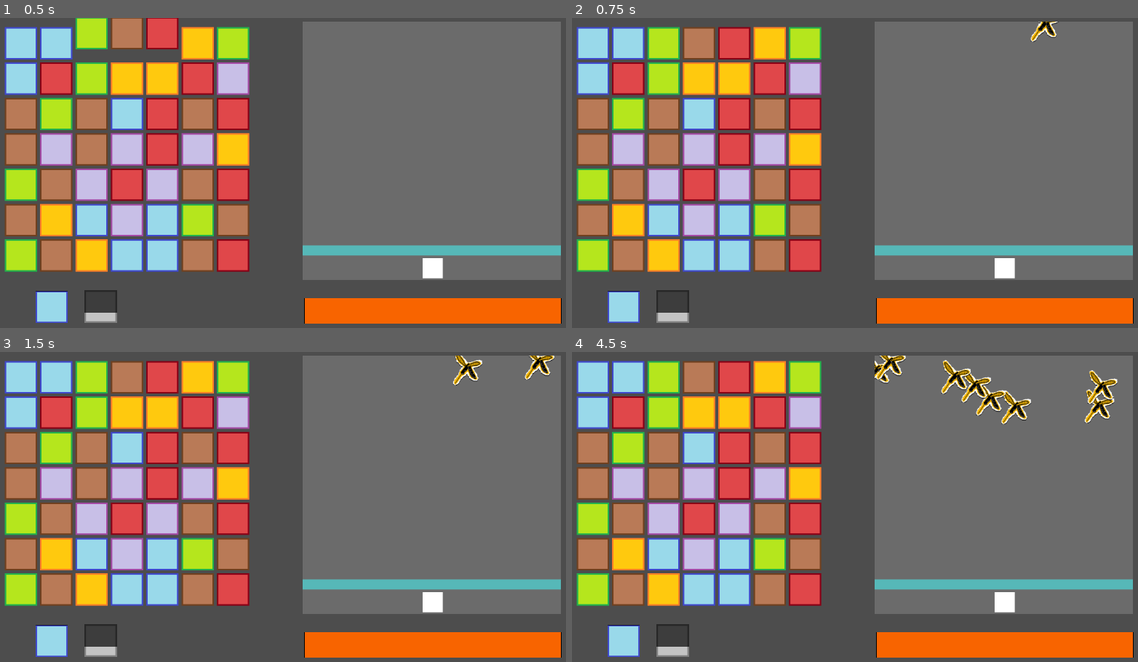
Above: before the commit, frames 1-4 (two rows, left to right).
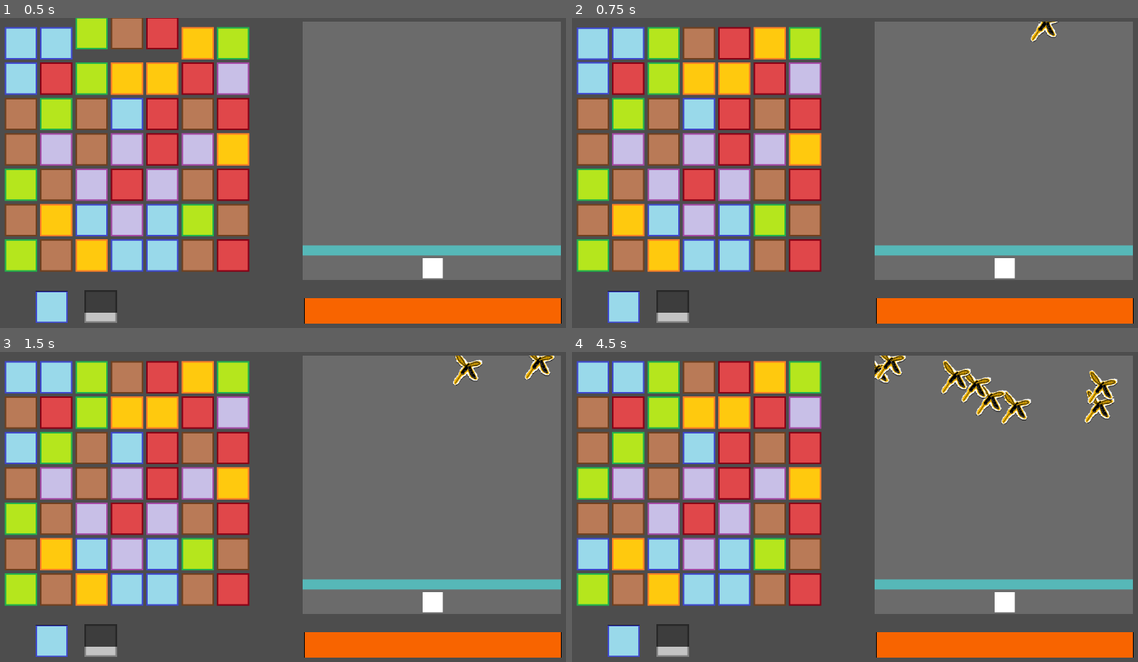
Above: after the commit, the same moments.

Repository: ivo4/hkpn
Game: Godot game, scene res://scenes/main_game/main_game.tscn
Same seed, same stepped clock (60 frames per second), same inputs: the game is played once before the commit and once after it.
Inputs (mouse positions are in pixels of both pictures, inside the frame that each line leads up to):
- Up to frame 1 (0.5 s): no input
- Up to frame 2 (0.75 s): drag from (594, 42) to (594, 148) at 0.52 s
- Up to frame 3 (1.5 s): drag from (22, 414) to (22, 519) at 1.27 s
- Up to frame 4 (4.5 s): move the mouse to (594, 448) at 2.02 s; press the mouse at (594, 448) at 2.03 s; release the mouse at (594, 448) at 2.75 s; drag from (594, 482) to (594, 376) at 2.77 s; drag from (594, 519) to (594, 414) at 3.52 s; drag from (594, 553) to (594, 414) at 4.27 s

Frame 1 is identical in both runs. In frame 2, 0.1% of the frame differs, in the area x 0-7%, y 2-25%; in frame 3, 1.2%; in frame 4, 2.4%, in the area x 0-7%, y 14-71%.

Commit message:
enable tile dragging in subviewport

Diff:
--- a/scenes/main_game/main_game.tscn
+++ b/scenes/main_game/main_game.tscn
@@ -17,6 +17,7 @@
 
 [node name="SubViewport" type="SubViewport" parent="SubViewportContainer"]
 handle_input_locally = false
+physics_object_picking = true
 render_target_update_mode = 4
 
 [node name="MatchThree" parent="SubViewportContainer/SubViewport" instance=ExtResource("2_2yqlu")]
--- a/scenes/match_three/tile.gd
+++ b/scenes/match_three/tile.gd
@@ -18,9 +18,6 @@
 
 var is_disappearing = false
 const disappear_speed = 2.4
-
-func _ready():
-	connect("input_event", Callable(self, "_on_input_event"))
 
 func _on_input_event(_viewport: Viewport, event: InputEvent, _shape_idx: int):
 	if event is InputEventMouseButton:
--- a/scenes/match_three/tile.tscn
+++ b/scenes/match_three/tile.tscn
@@ -27,3 +27,5 @@
 
 [node name="CollisionShape2D" type="CollisionShape2D" parent="."]
 shape = SubResource("RectangleShape2D_20akv")
+
+[connection signal="input_event" from="." to="." method="_on_input_event"]
